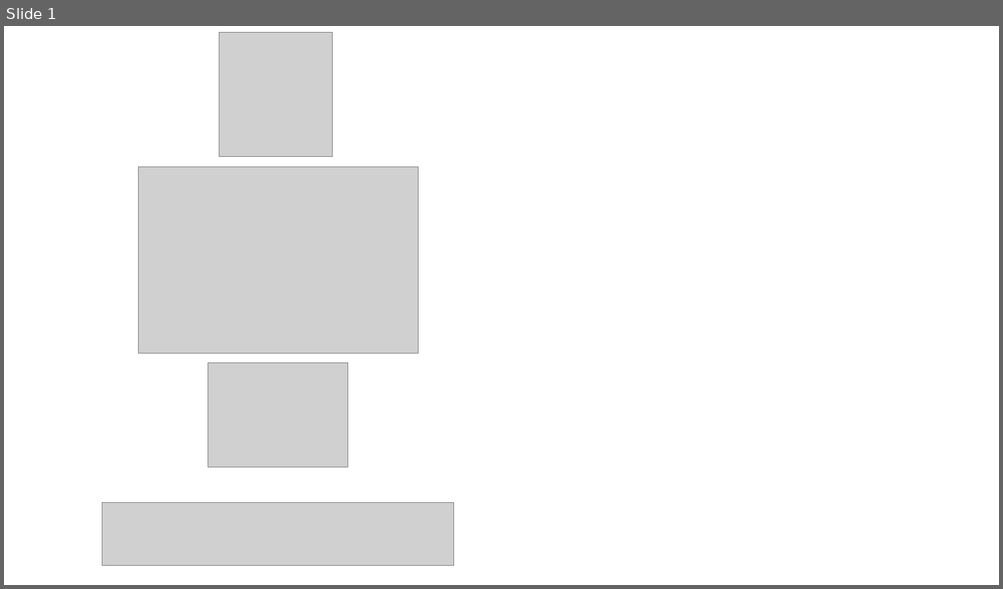
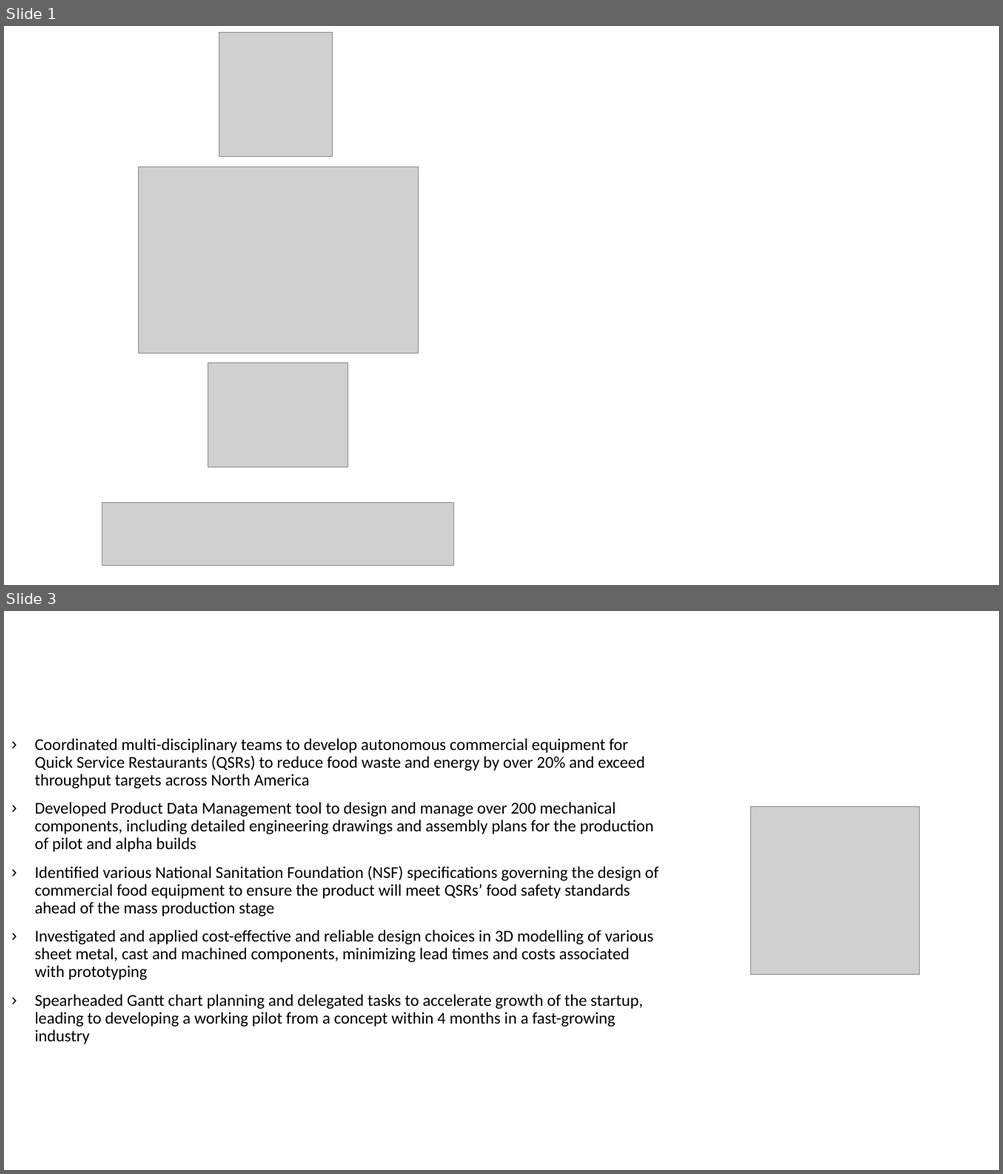
Before and after one commit to mobarrats/mobarrats.github.io, a slide deck: assets/img/Presentation1.pptx. Shown one above the other, each under a label of ours: slide 1 before the commit, slides 1 and 3 after it; the slides between them are not shown. The pictures are 1003x589 and 1003x1174 pixels, drawn with LibreOffice and Linux fonts; fonts in the diff are those of the drawing; grey boxes stand for pictures. Boxes give left, top, right and bottom in pixels: in the first picture for what was removed or moved away, otherwise in the second. Text is boxed around its words. In the diff, an @@ line names an element or a change of style, - is before the commit and + after.

```diff
--- a/assets/img/Presentation1.pptx
+++ b/assets/img/Presentation1.pptx
@@ slide 3 added at (4, 611, 999, 1170), background #FFFFFF @@
@@ text added at (35, 738, 659, 1045), 16 pt, text #000000 @@
+› Coordinated multi-disciplinary teams to develop autonomous commercial equipment for Quick Service Restaurants (QSRs) to reduce food waste and energy by over 20% and exceed throughput targets across North America
+› Developed Product Data Management tool to design and manage over 200 mechanical components, including detailed engineering drawings and assembly plans for the production of pilot and alpha builds
+› Identified various National Sanitation Foundation (NSF) specifications governing the design of commercial food equipment to ensure the product will meet QSRs’ food safety standards ahead of the mass production stage
+› Investigated and applied cost-effective and reliable design choices in 3D modelling of various sheet metal, cast and machined components, minimizing lead times and costs associated with prototyping
+› Spearheaded Gantt chart planning and delegated tasks to accelerate growth of the startup, leading to developing a working pilot from a concept within 4 months in a fast-growing industry
@@ picture added at (750, 806, 919, 975) @@
```
Also in this commit, not shown: 6 other slides added, 8 other files.
